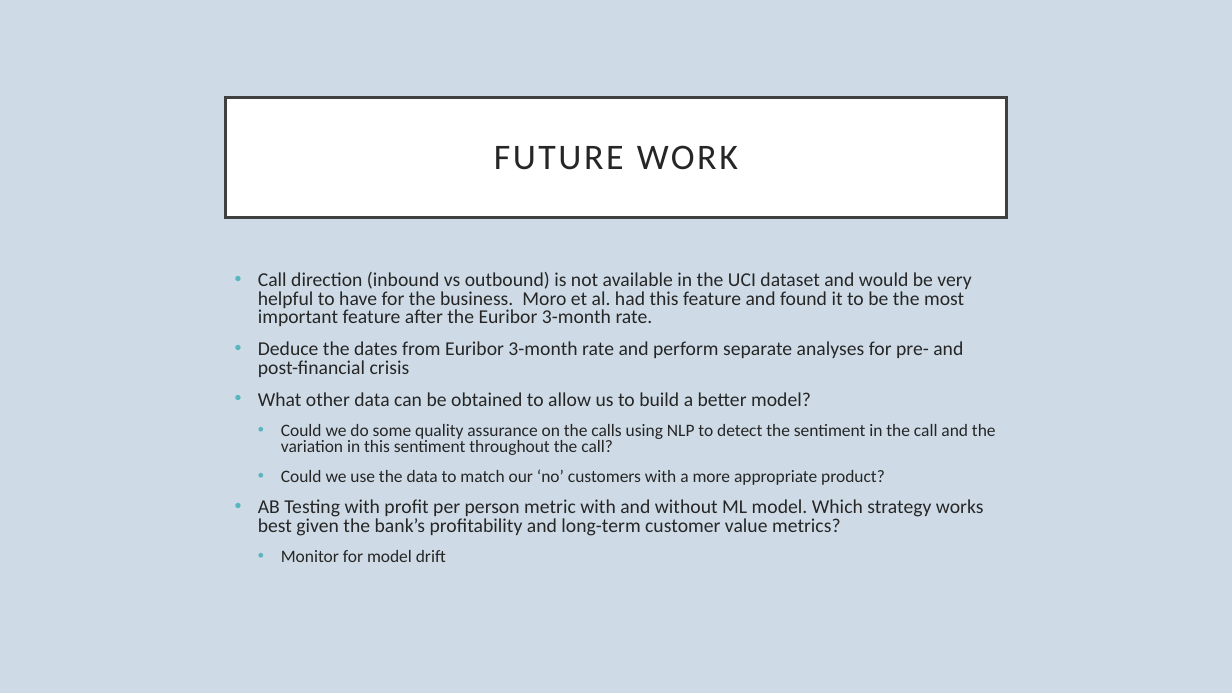
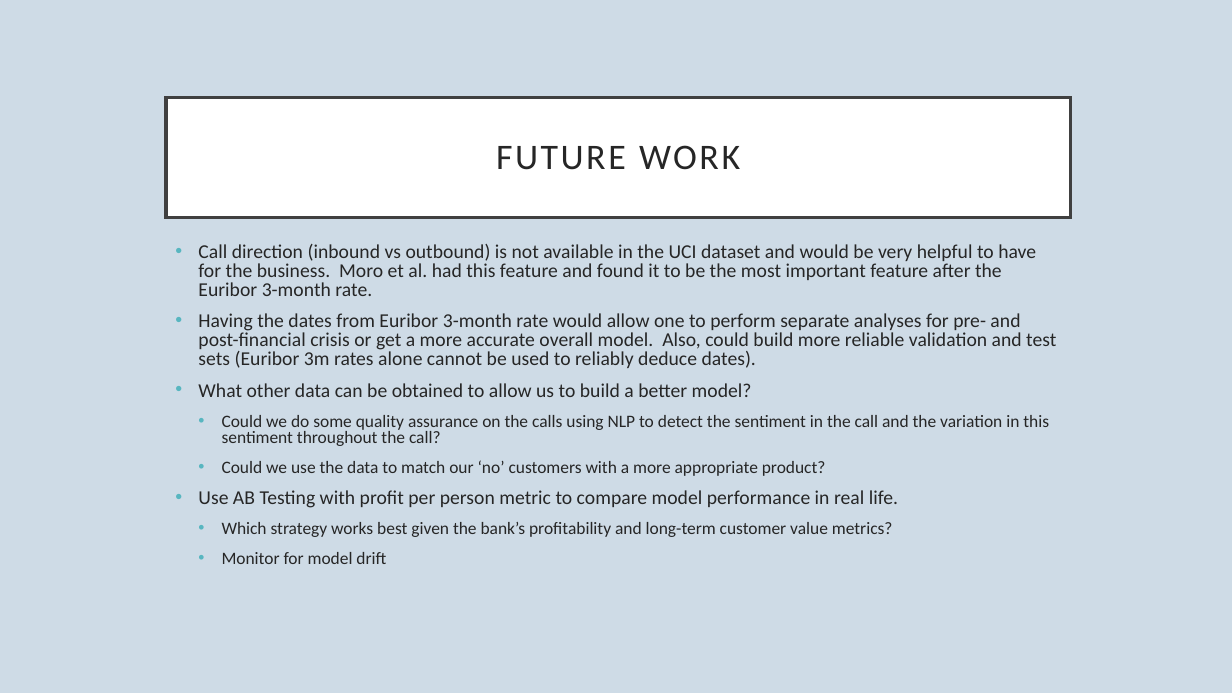
Before and after one commit to dapopov-st/bank-marketing-predicting-term-deposit-subscription, a slide deck: slide 14 of BankMarketing.pptx. Drawn at 1232x693 pixels with LibreOffice and Linux fonts; fonts in the diff are those of the drawing. Boxes give left, top, right and bottom in pixels: in the first picture for what was removed or moved away, otherwise in the second. Text is boxed around its words. In the diff, an @@ line names an element or a change of style, - is before the commit and + after.

```diff
--- a/BankMarketing.pptx
+++ b/BankMarketing.pptx
@@ title "FUTURE WORK": place and size @@
-title "FUTURE WORK" at bbox=[226, 97, 1006, 217]
+title "FUTURE WORK" at bbox=[166, 97, 1071, 217]
@@ text "Call direction (inbound vs outbound) ...": place and size @@
-text "Call direction (inbound vs outbound) ..." at bbox=[258, 272, 996, 562]
+text "Call direction (inbound vs outbound) ..." at bbox=[198, 244, 1056, 564]
@@ text at bbox=[198, 313, 1056, 368]: text changed @@
-• Deduce the dates from Euribor 3-month rate and perform separate analyses for pre- and post-financial crisis
+• Having the dates from Euribor 3-month rate would allow one to perform separate analyses for pre- and post-financial crisis or get a more accurate overall model. Also, could build more reliable validation and test sets (Euribor 3m rates alone cannot be used to reliably deduce dates).
@@ text at bbox=[198, 490, 898, 537]: text changed; size 15.3 to 13.6 pt @@
-• AB Testing with profit per person metric with and without ML model. Which strategy works best given the bank’s profitability and long-term customer value metrics?
+• Use AB Testing with profit per person metric to compare model performance in real life.
+  • Which strategy works best given the bank’s profitability and long-term customer value metrics?
```
Also in this commit, not shown: 1 other slide changed, 1 slide added, 2 other files.
